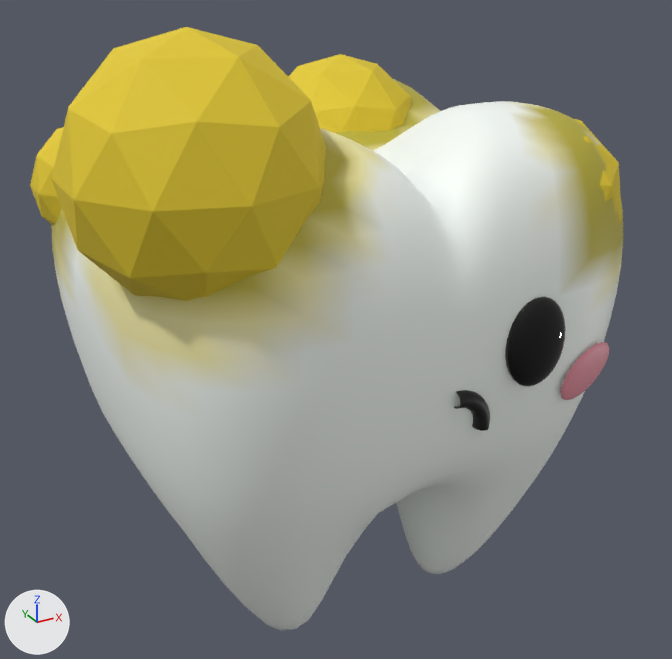
An edit to the glTF model gigiasam.glb, drawn before and after from the same camera.
Rendered twice from a 50 mm camera at (-2.17, -4.08, 1.99) aimed at (0.02, -0.11, 0.0). Lighting does not change. The marker at lower left points along +X, +Y and +Z. Where no turn or scale is listed for an object, it has been applied to the vertices. Vertices at the same position are counted once.
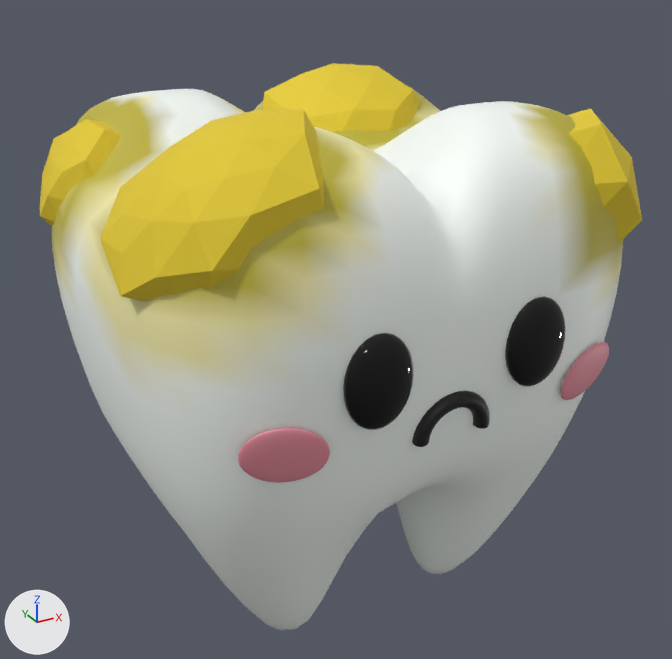
Boxes (x1, y1, x2, y2) around the edits, measured in the pictures (672 x 659 px):
'Icosphere', reshaped (18% narrower, 30% shorter)
    before: (51, 27, 326, 301)
    after: (100, 110, 324, 301)
'Plane', reshaped (261% wider, 47% taller)
    before: (505, 297, 566, 387)
    after: (343, 297, 566, 430)
'Icosphere.001', reshaped
    before: (288, 54, 411, 133)
    after: (263, 63, 420, 132)
'Plane.001', reshaped (659% wider, 141% taller)
    before: (561, 342, 609, 400)
    after: (238, 342, 609, 483)
'Icosphere.003', reshaped
    before: (30, 127, 64, 224)
    after: (40, 119, 121, 226)
'Icosphere.002', reshaped
    before: (572, 118, 622, 223)
    after: (567, 108, 642, 244)
'Torus', reshaped
    before: (454, 390, 490, 431)
    after: (412, 391, 490, 447)
part 1 of me_plane, added (black)
    after: (343, 333, 414, 430)
part 2 of me_torus, built on
    before: (454, 390, 490, 431)
    after: (412, 391, 490, 447)
part 8 of me_plane_001, added
    after: (238, 428, 330, 483)

What the commit changed:
me_plane has 482 vertices, 960 faces and spans x 0.8..1.123, y 0.102..0.22, z -0.763..-0.336.
me_plane is used by ob_plane; location (-0.56, -1.392, 0.842).
me_plane part 1: a new loose piece, a UV sphere (32 segments, 16 rings, poles along z) spanning x -0.004..0.319, y 0.102..0.22, z -0.763..-0.336, in mat_material_001 (black #000000).
me_torus is used by ob_torus; location (-0.001, -1.19, -0.061).
me_torus had 168 vertices, 322 faces and spanned x 0.0..0.202, y -0.055..0.042, z -0.027..0.201.
me_torus now has 1274 vertices, 2544 faces and spans x -0.199..0.199, y -0.053..0.038, z -0.021..0.199.
me_torus part 2: 168 vertices removed from x 0.0..0.202, y -0.055..0.042, z -0.027..0.201; 1274 vertices added at x -0.199..0.199, y -0.053..0.038, z -0.021..0.199.
me_torus part 3: the surface is now shaded flat.
me_icosphere is used by ob_icosphere; location (-0.93, -0.699, 1.096).
me_icosphere had 42 vertices, 80 faces and spanned x -0.512..0.512, y -0.539..0.539, z -0.539..0.539.
me_icosphere now has 42 vertices, 80 faces and spans x -0.342..0.656, y -0.429..0.499, z -0.499..0.197.
me_icosphere part 4: 42 of 42 vertices moved; they spanned x -0.512..0.512, y -0.539..0.539, z -0.539..0.539 and now span x -0.342..0.656, y -0.429..0.499, z -0.499..0.197; mean shift (0.07, 0.014, -0.087); largest move (-0.458, 0.0, 0.283) -> (-0.134, -0.004, 0.0).
me_icosphere_001 is used by ob_icosphere_001; location (0.435, 0.6, 0.853).
me_icosphere_001 had 42 vertices, 80 faces and spanned x -0.437..0.437, y -0.459..0.459, z -0.459..0.459.
me_icosphere_001 now has 42 vertices, 80 faces and spans x -0.437..0.692, y -0.47..0.561, z -0.465..0.383.
me_icosphere_001 part 5: 42 of 42 vertices moved; they spanned x -0.437..0.437, y -0.459..0.459, z -0.459..0.459 and now span x -0.437..0.692, y -0.47..0.561, z -0.465..0.383; mean shift (0.013, 0.027, 0.062); largest move (0.0, 0.0, -0.459) -> (0.004, 0.559, -0.465).
me_icosphere_002 is used by ob_icosphere_002; location (0.746, -0.721, 0.761).
me_icosphere_002 had 42 vertices, 80 faces and spanned x -0.412..0.412, y -0.43..0.43, z -0.43..0.43.
me_icosphere_002 now has 42 vertices, 80 faces and spans x -0.673..0.485, y -0.462..0.55, z -0.464..0.422.
me_icosphere_002 part 6: 42 of 42 vertices moved; they spanned x -0.412..0.412, y -0.43..0.43, z -0.43..0.43 and now span x -0.673..0.485, y -0.462..0.55, z -0.464..0.422; mean shift (0.031, -0.024, 0.039); largest move (-0.07, 0.26, -0.339) -> (0.412, 0.213, -0.345).
me_icosphere_003 is used by ob_icosphere_003; location (-1.006, 0.581, 0.773).
me_icosphere_003 had 42 vertices, 80 faces and spanned x -0.297..0.297, y -0.312..0.312, z -0.312..0.312.
me_icosphere_003 now has 42 vertices, 80 faces and spans x -0.286..0.259, y -0.317..0.412, z -0.301..0.319.
me_icosphere_003 part 7: 42 of 42 vertices moved; they spanned x -0.297..0.297, y -0.312..0.312, z -0.312..0.312 and now span x -0.286..0.259, y -0.317..0.412, z -0.301..0.319; mean shift (-0.053, 0.002, 0.045); largest move (0.265, 0.0, -0.164) -> (-0.051, -0.065, 0.092).
me_plane_001 has 482 vertices, 960 faces and spans x 0.147..0.51, y -0.072..0.039, z 0.775..1.056.
me_plane_001 is used by ob_plane_001; location (0.466, -1.142, -0.889).
me_plane_001 part 8: the loose piece of 482 vertices spanning x 0.147..0.51, y -0.072..0.039, z 0.775..1.056 is copied, and the copy is mirrored in x about its middle, then moved by (-1.588, 0.0, 0.0); it spans x -1.442..-1.079, y -0.072..0.039, z 0.775..1.056.
